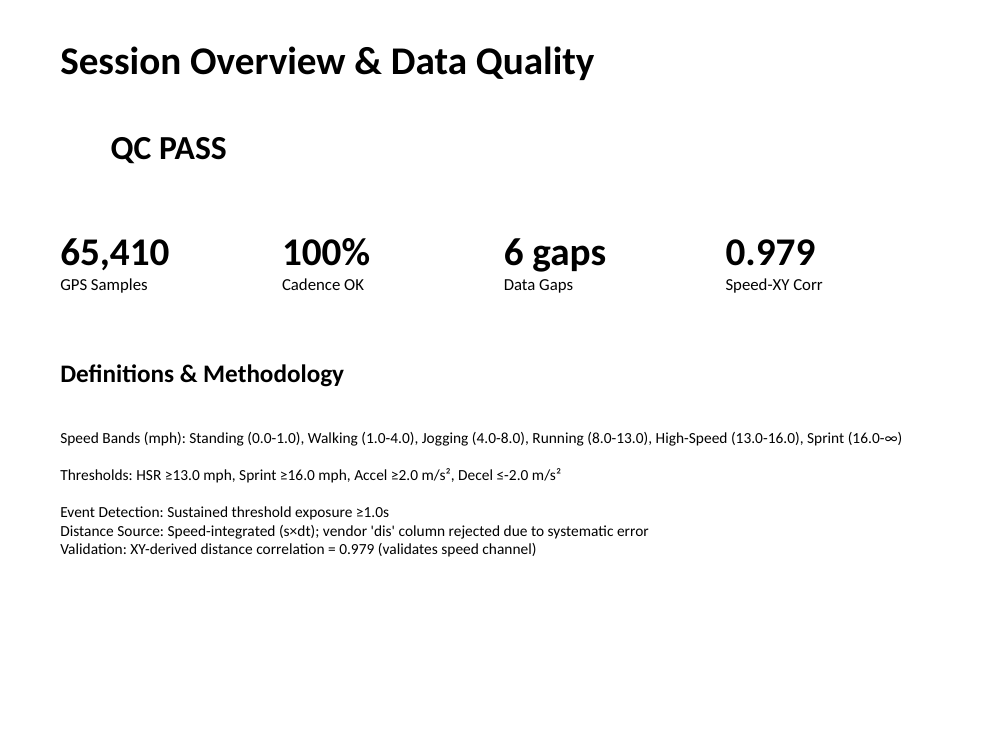
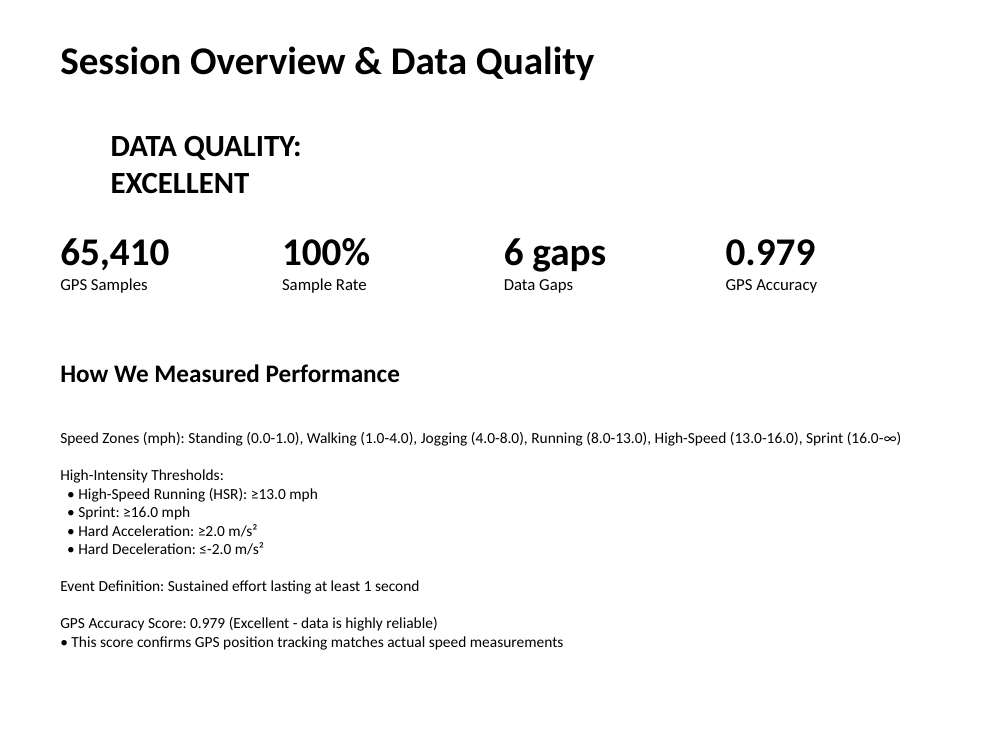
Before and after one commit to ghadfield32/browns_performance_science_fellowship, a slide deck: slide 2 of docs/deliverables/final/tracking_analysis_deliverable.pptx. Drawn at 1008x756 pixels with LibreOffice and Linux fonts; fonts in the diff are those of the drawing. Boxes give left, top, right and bottom in pixels: in the first picture for what was removed or moved away, otherwise in the second. Text is boxed around its words. In the diff, an @@ line names an element or a change of style, - is before the commit and + after.

```diff
--- a/docs/deliverables/final/tracking_analysis_deliverable.pptx
+++ b/docs/deliverables/final/tracking_analysis_deliverable.pptx
@@ text at (111, 135, 302, 194): text changed; size 24 to 22 pt @@
-QC PASS
+DATA QUALITY: EXCELLENT
@@ text at (282, 278, 367, 293): text changed @@
-Cadence OK
+Sample Rate
@@ text at (726, 279, 817, 293): text changed @@
-Speed-XY Corr
+GPS Accuracy
@@ text at (60, 364, 400, 383): text changed @@
-Definitions & Methodology
+How We Measured Performance
@@ text at (60, 432, 902, 650): text changed @@
-Speed Bands (mph): Standing (0.0-1.0), Walking (1.0-4.0), Jogging (4.0-8.0), Running (8.0-13.0), High-Speed (13.0-16.0), Sprint (16.0-∞)
-Thresholds: HSR ≥13.0 mph, Sprint ≥16.0 mph, Accel ≥2.0 m/s², Decel ≤-2.0 m/s²
-Event Detection: Sustained threshold exposure ≥1.0s
-Distance Source: Speed-integrated (s×dt); vendor 'dis' column rejected due to systematic error
-Validation: XY-derived distance correlation = 0.979 (validates speed channel)
+Speed Zones (mph): Standing (0.0-1.0), Walking (1.0-4.0), Jogging (4.0-8.0), Running (8.0-13.0), High-Speed (13.0-16.0), Sprint (16.0-∞)
+High-Intensity Thresholds:
+• High-Speed Running (HSR): ≥13.0 mph
+• Sprint: ≥16.0 mph
+• Hard Acceleration: ≥2.0 m/s²
+• Hard Deceleration: ≤-2.0 m/s²
+Event Definition: Sustained effort lasting at least 1 second
+GPS Accuracy Score: 0.979 (Excellent - data is highly reliable)
+• This score confirms GPS position tracking matches actual speed measurements
```
Also in this commit, not shown: 2 other slides changed, 3 slides added, 3 slides removed, 3 other files.
